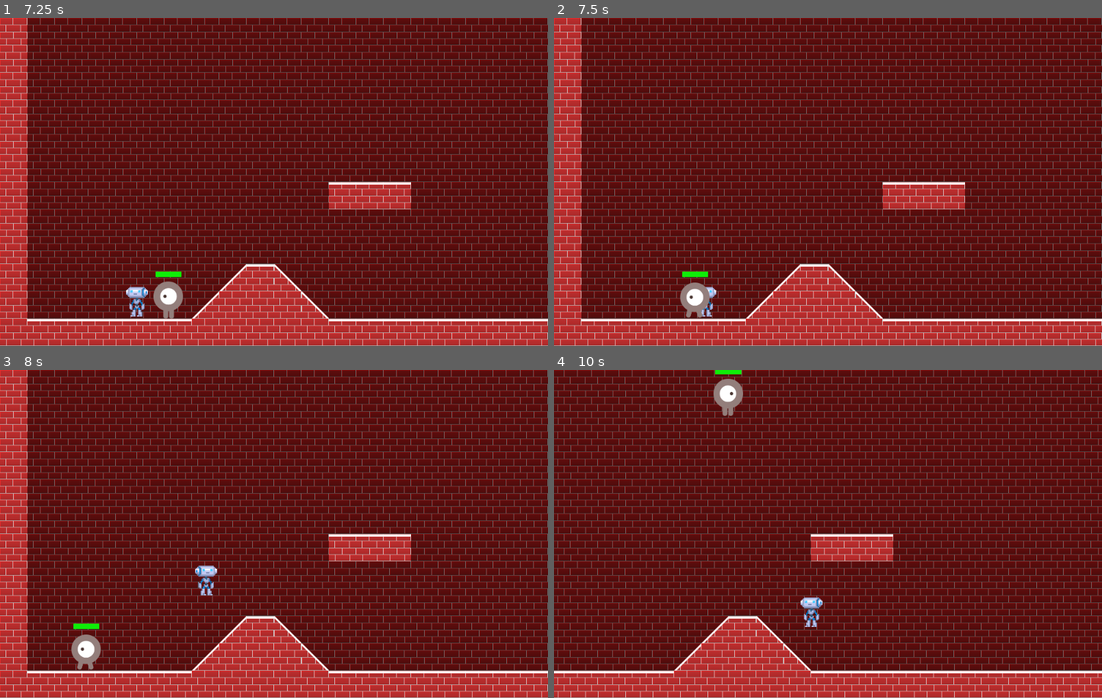
Above: before the commit, frames 1-4 (two rows, left to right).
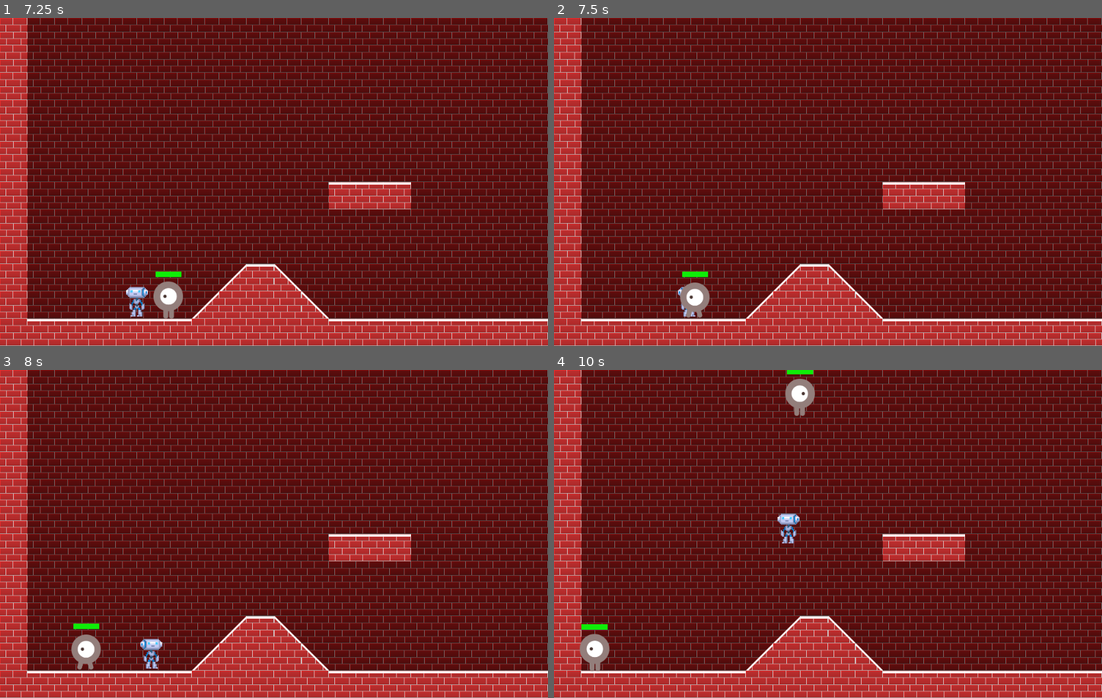
Above: after the commit, the same moments.

Repository: Ruefa/godot_test
Game: Godot game, scene res://Main.tscn
The game is run twice, just before and just after one commit, with the same random seed, the same clock (stepped at 60 frames per second) and the same inputs.
Inputs:
- Up to frame 1 (7.25 s): tap Enter at 0.5 s; hold Right (ui_right) 0.53-2.03 s; tap Up (ui_up) at 0.77, 1.52, 3.02, 3.77, 4.52, 6.02, 6.77 s; hold Left (ui_left) 2.03-2.78 s; hold Right (ui_right) 2.78-4.28 s; hold Left (ui_left) 4.28-5.03 s; hold Right (ui_right) 5.03-5.78 s; hold Left (ui_left) from 5.78 s (still down)
- Up to frame 2 (7.5 s): release Left (ui_left) at 7.28 s; hold Right (ui_right) from 7.28 s (still down)
- Up to frame 3 (8 s): keep holding Right (ui_right); tap Up (ui_up) at 7.52 s
- Up to frame 4 (10 s): tap Up (ui_up) at 9.02, 9.77 s; release Right (ui_right) at 9.53 s; hold Left (ui_left) from 9.53 s (still down)

Frame 1 is identical in both runs. In frame 2, 0.1% of the frame differs, in the area x 22-30%, y 81-92%; in frame 3, 0.5%; in frame 4, 27%, in the area x 0-100%, y 0-100%.
Error after the commit: Invalid get index 'damage' (on base: 'KinematicBody2D (Monster.gd)'). (res://Player.gd:63)

Commit message:
replaced collision detection with area2d detection

Diff:
--- a/Side Scroll/Player.gd
+++ b/Side Scroll/Player.gd
@@ -38,7 +38,6 @@
 	if is_on_ceiling() and velocity.y < 0:
 		velocity.y = 0
 
-
 	# left - right movement
 	if Input.is_action_pressed("ui_right"):
 		velocity.x = SPEED_X
@@ -58,12 +57,11 @@
 		velocity.y = -400
 
 	var enemyNodes = get_tree().get_nodes_in_group("Enemy")
-	for i in get_slide_count():
-		var collision = get_slide_collision(i)
-		if collision.get_collider() in enemyNodes:
-			print(collision.get_collider())
-			set_collision_mask_bit(2,0)
-			$VulnTimer.start()
+	if $VulnTimer.is_stopped():
+		for collider in $MonsterArea.get_overlapping_bodies():
+			if collider in enemyNodes:
+				print(collider.damage)
+				$VulnTimer.start()
 
 
 	move_and_slide(velocity, Vector2(0,-1))
